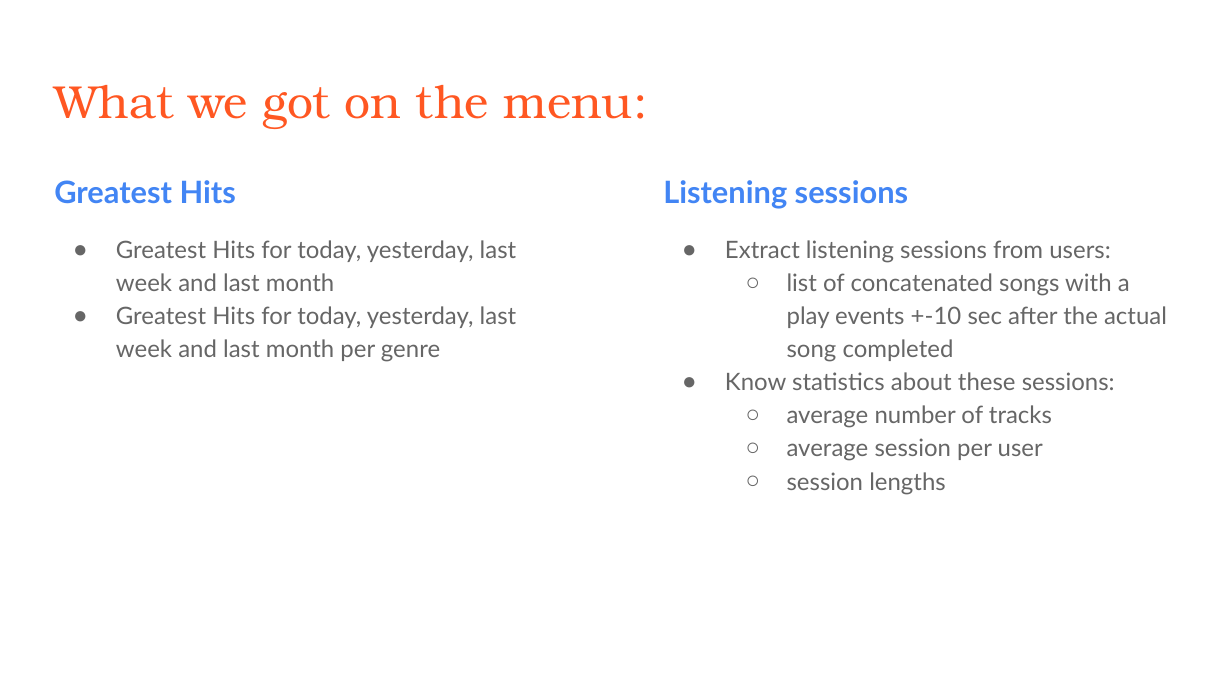
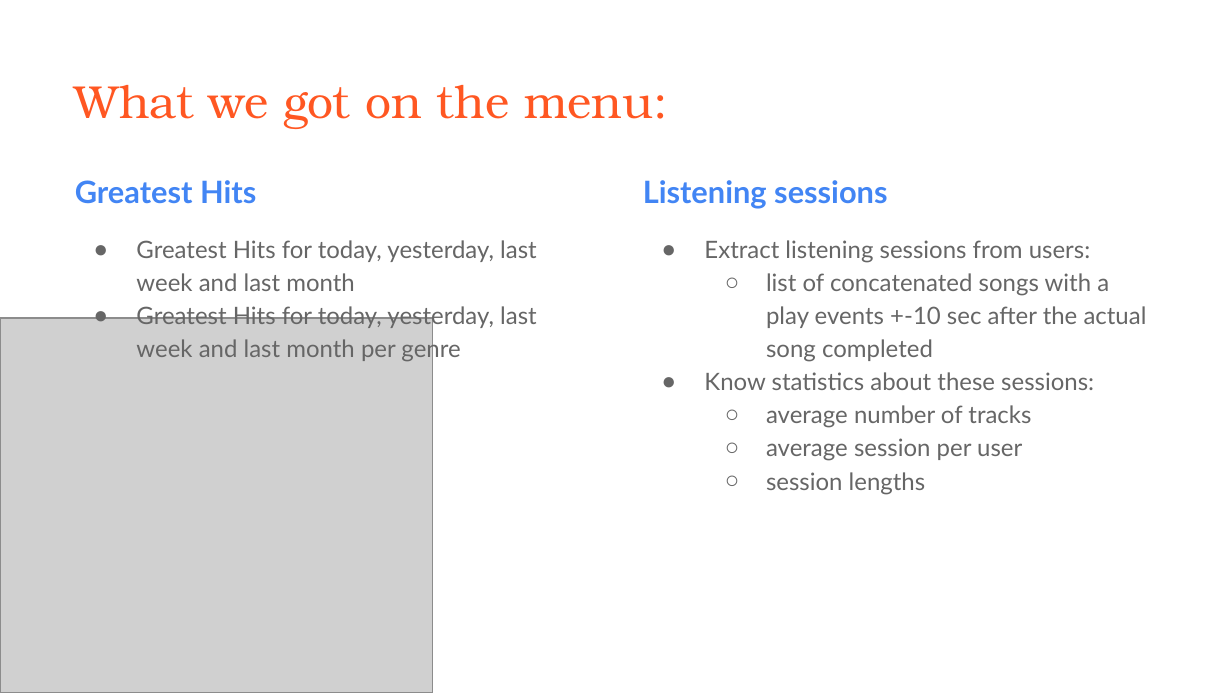
Before and after one commit to aliswh/lastfm, a slide deck: slide 9 of presentazione.pptx (slide 8 before the commit). Drawn at 1232x693 pixels with LibreOffice and Linux fonts; fonts in the diff are those of the drawing; grey boxes stand for pictures. Boxes give left, top, right and bottom in pixels: in the first picture for what was removed or moved away, otherwise in the second. Text is boxed around its words. In the diff, an @@ line names an element or a change of style, - is before the commit and + after.

```diff
--- a/presentazione.pptx
+++ b/presentazione.pptx
@@ title "What we got on the ...": place and size @@
-title "What we got on the ..." at box(54, 85, 648, 129)
+title "What we got on the ..." at box(75, 85, 668, 129)
@@ text "Greatest Hits": place and size @@
-text "Greatest Hits" at box(54, 180, 517, 362)
+text "Greatest Hits" at box(75, 180, 537, 363)
@@ text "Listening sessions": place and size @@
-text "Listening sessions" at box(663, 180, 1167, 495)
+text "Listening sessions" at box(643, 180, 1147, 495)
@@ text at box(136, 240, 537, 363): highlight #FFFFFF to none @@
@@ picture added at box(0, 318, 432, 692) @@
```
Also in this commit, not shown: 4 other slides changed, 7 slides added, 5 slides removed, 2 other files.
